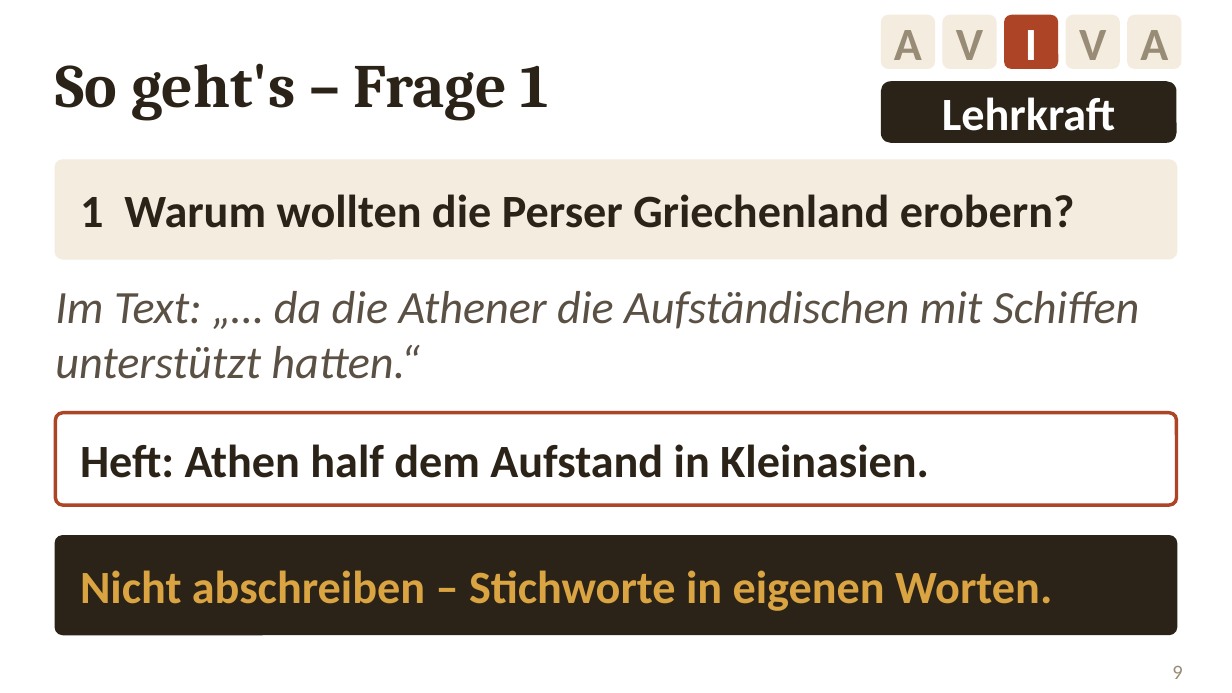
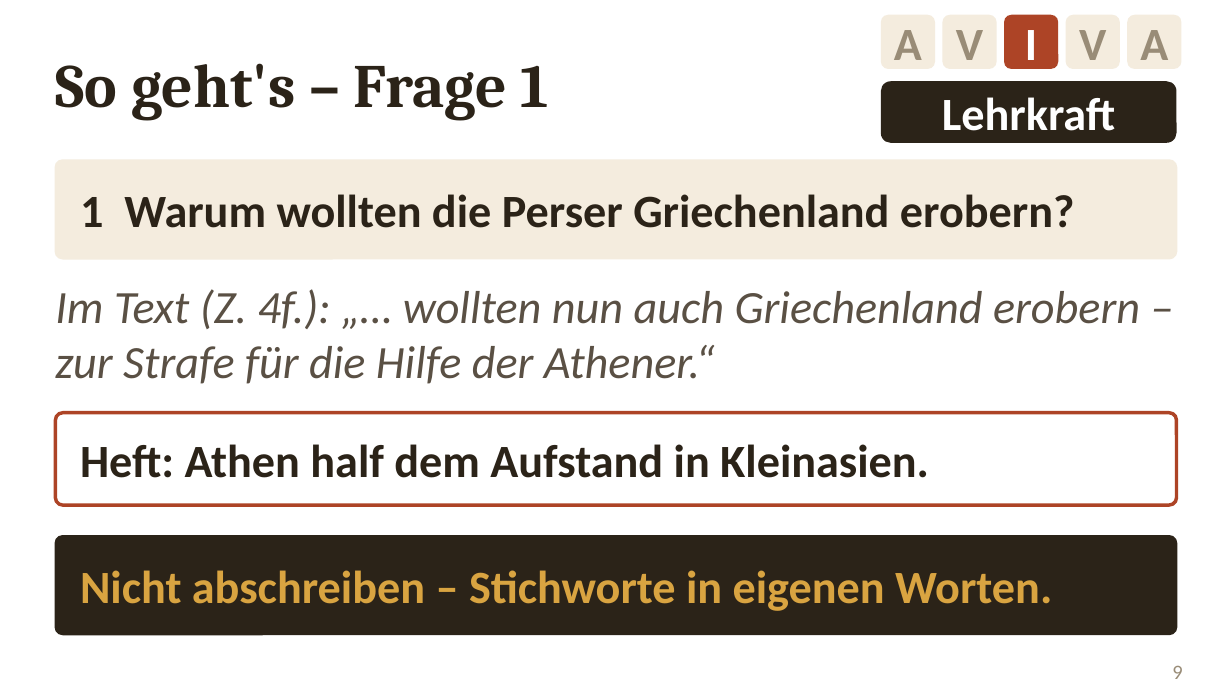
Before and after one commit to golzkonstantin-gif/Schule, a slide deck: slide 9 of Geschichte_11/Stunde_Perikles/Folien_Perikles.pptx. Drawn at 1232x693 pixels with LibreOffice and Linux fonts; fonts in the diff are those of the drawing. Boxes give left, top, right and bottom in pixels: in the first picture for what was removed or moved away, otherwise in the second. Text is boxed around its words. In the diff, an @@ line names an element or a change of style, - is before the commit and + after.

```diff
--- a/Geschichte_11/Stunde_Perikles/Folien_Perikles.pptx
+++ b/Geschichte_11/Stunde_Perikles/Folien_Perikles.pptx
@@ text at [55,289,1140,384]: text changed @@
-Im Text: „… da die Athener die Aufständischen mit Schiffen unterstützt hatten.“
+Im Text (Z. 4f.): „… wollten nun auch Griechenland erobern – zur Strafe für die Hilfe der Athener.“
```
Also in this commit, not shown: 1 other slide changed, 21 other files.
